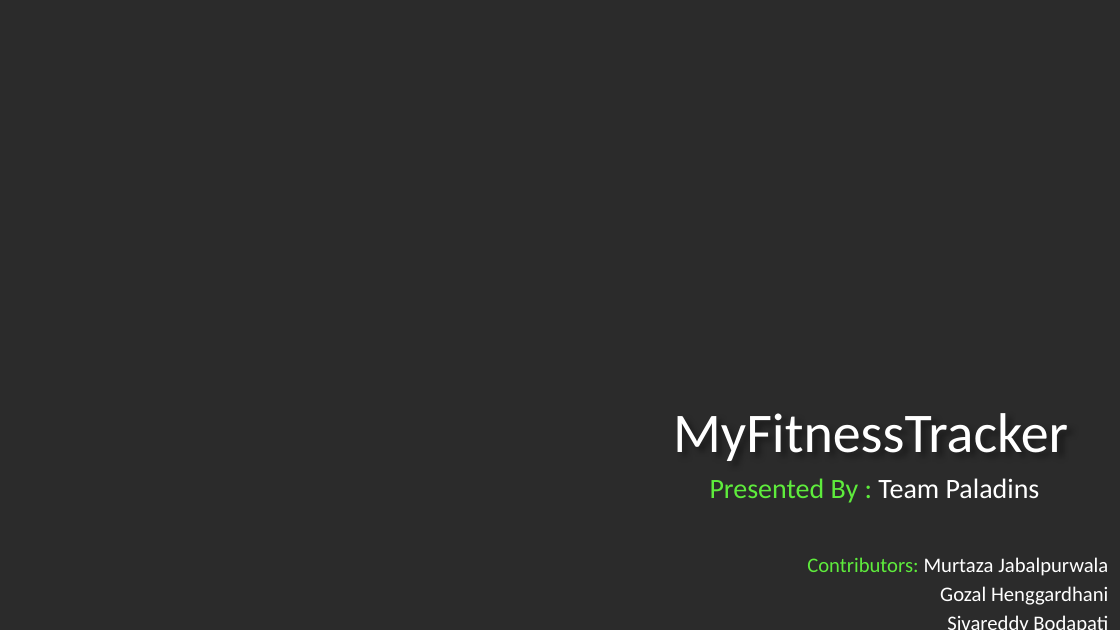
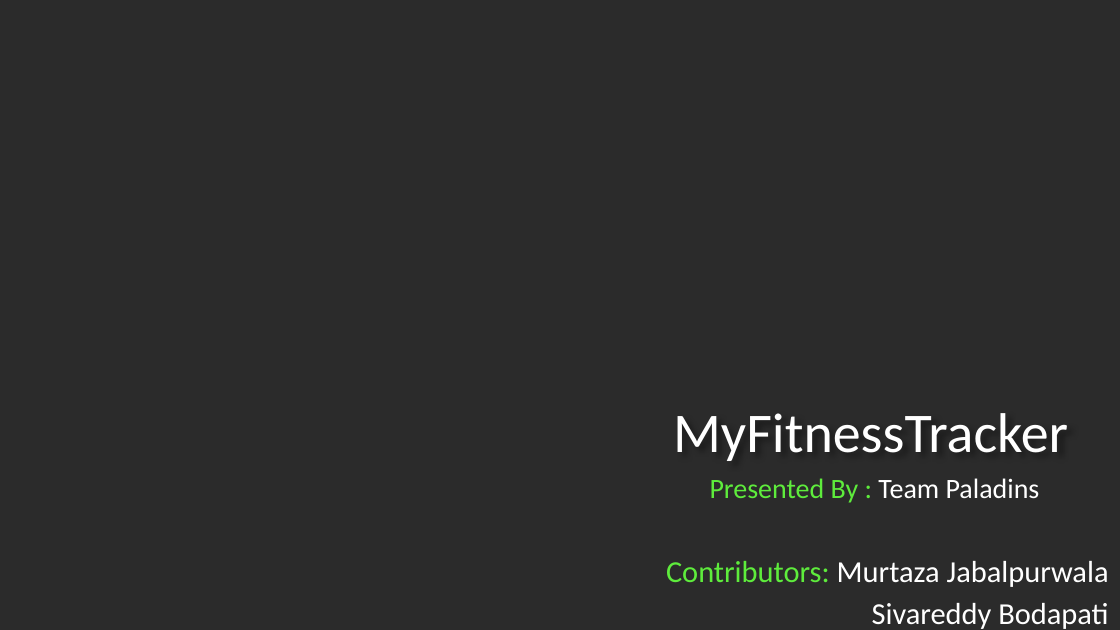
Before and after one commit to SivareddyBodapati/Academic_Projects, a slide deck: slide 1 of OpenCv and Deep Learning pushup counter app/Team_Paladins_Demo.pptx. Drawn at 1120x630 pixels with LibreOffice and Linux fonts; fonts in the diff are those of the drawing; background and template pictures are left out; a plain dark background stands for a picture behind light text. Boxes give left, top, right and bottom in pixels: in the first picture for what was removed or moved away, otherwise in the second. Text is boxed around its words. In the diff, an @@ line names an element or a change of style, - is before the commit and + after.

```diff
--- a/OpenCv and Deep Learning pushup counter app/Team_Paladins_Demo.pptx
+++ b/OpenCv and Deep Learning pushup counter app/Team_Paladins_Demo.pptx
@@ subtitle "Contributors: Murtaza Jabalpurwala" at (x1=666, y1=561, x2=1109, y2=629): size 13.3 to 19.6 pt; more space between paragraphs @@
@@ subtitle at (x1=940, y1=586, x2=1108, y2=605): paragraph removed @@
-Gozal Henggardhani
```
